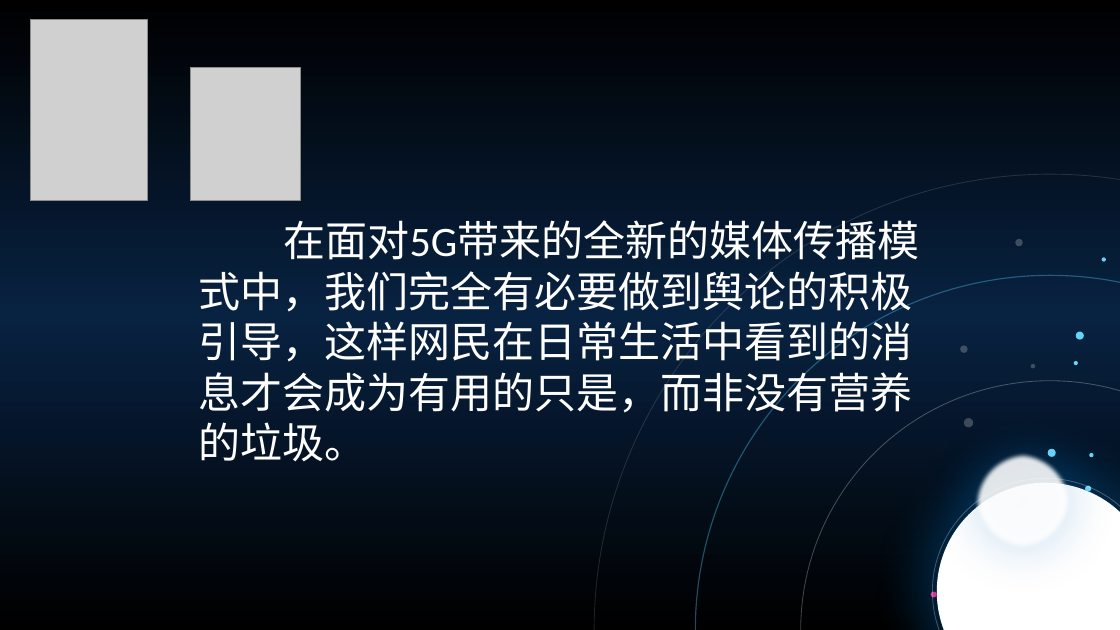
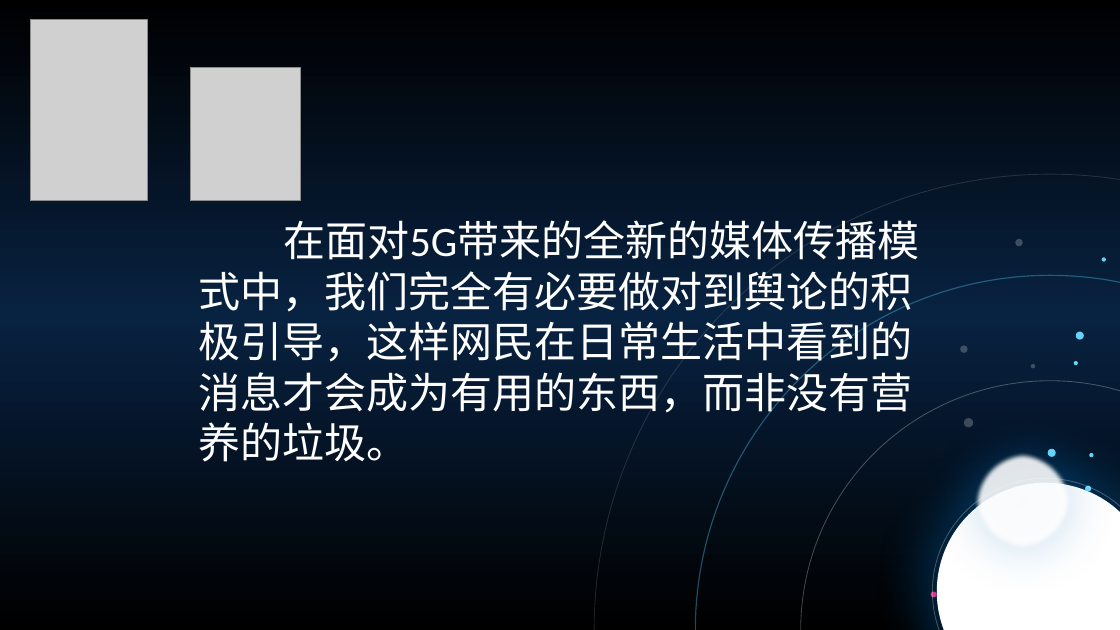
Before and after one commit to DreamsOfCheaser/Obsidian.Clone, a slide deck: slide 14 of 毛概/5g与网络舆论.pptx. Drawn at 1120x630 pixels with LibreOffice and Linux fonts; fonts in the diff are those of the drawing; grey boxes stand for pictures. Boxes give left, top, right and bottom in pixels: in the first picture for what was removed or moved away, otherwise in the second. Text is boxed around its words. In the diff, an @@ line names an element or a change of style, - is before the commit and + after.

```diff
--- a/毛概/5g与网络舆论.pptx
+++ b/毛概/5g与网络舆论.pptx
@@ text at <box>199,220,920,462</box>: text changed @@
-在面对5G带来的全新的媒体传播模式中，我们完全有必要做到舆论的积极引导，这样网民在日常生活中看到的消息才会成为有用的只是，而非没有营养的垃圾。
+在面对5G带来的全新的媒体传播模式中，我们完全有必要做对到舆论的积极引导，这样网民在日常生活中看到的消息才会成为有用的东西，而非没有营养的垃圾。
```
Also in this commit, not shown: 1 other slide changed, 14 other files.
